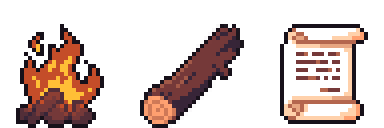
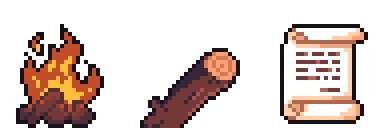
Before/after of a 384px x 128px layered artwork. What changed in the layer stack:
painted on "Layer 2" over [140, 24, 244, 128]
